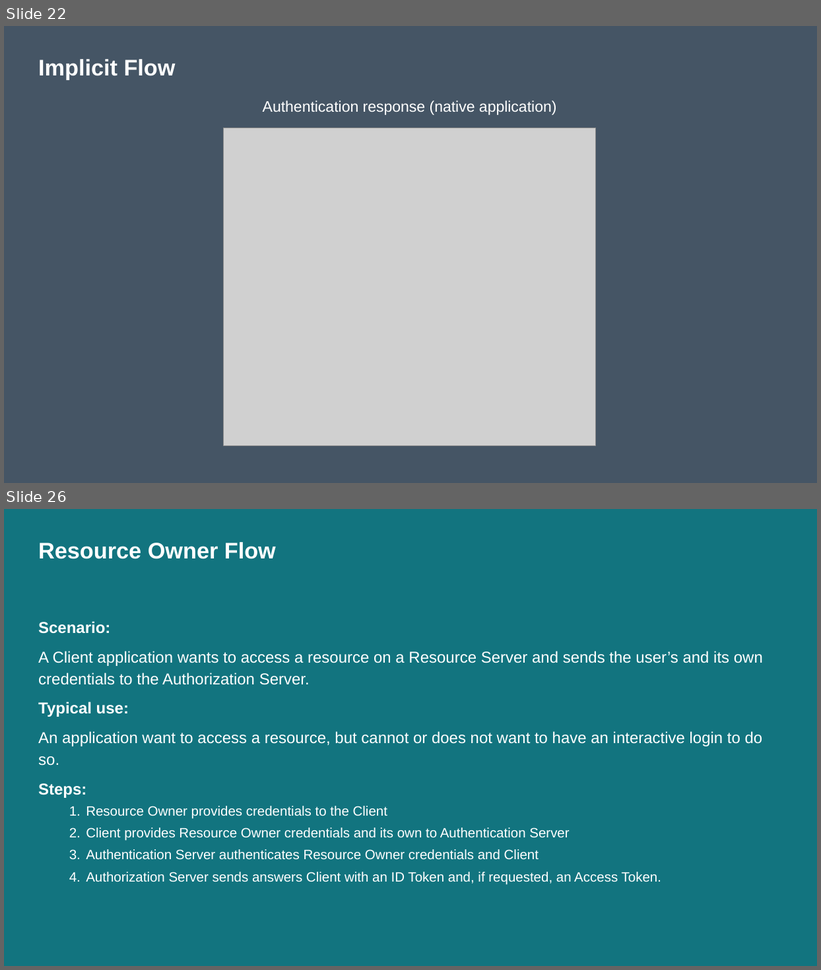
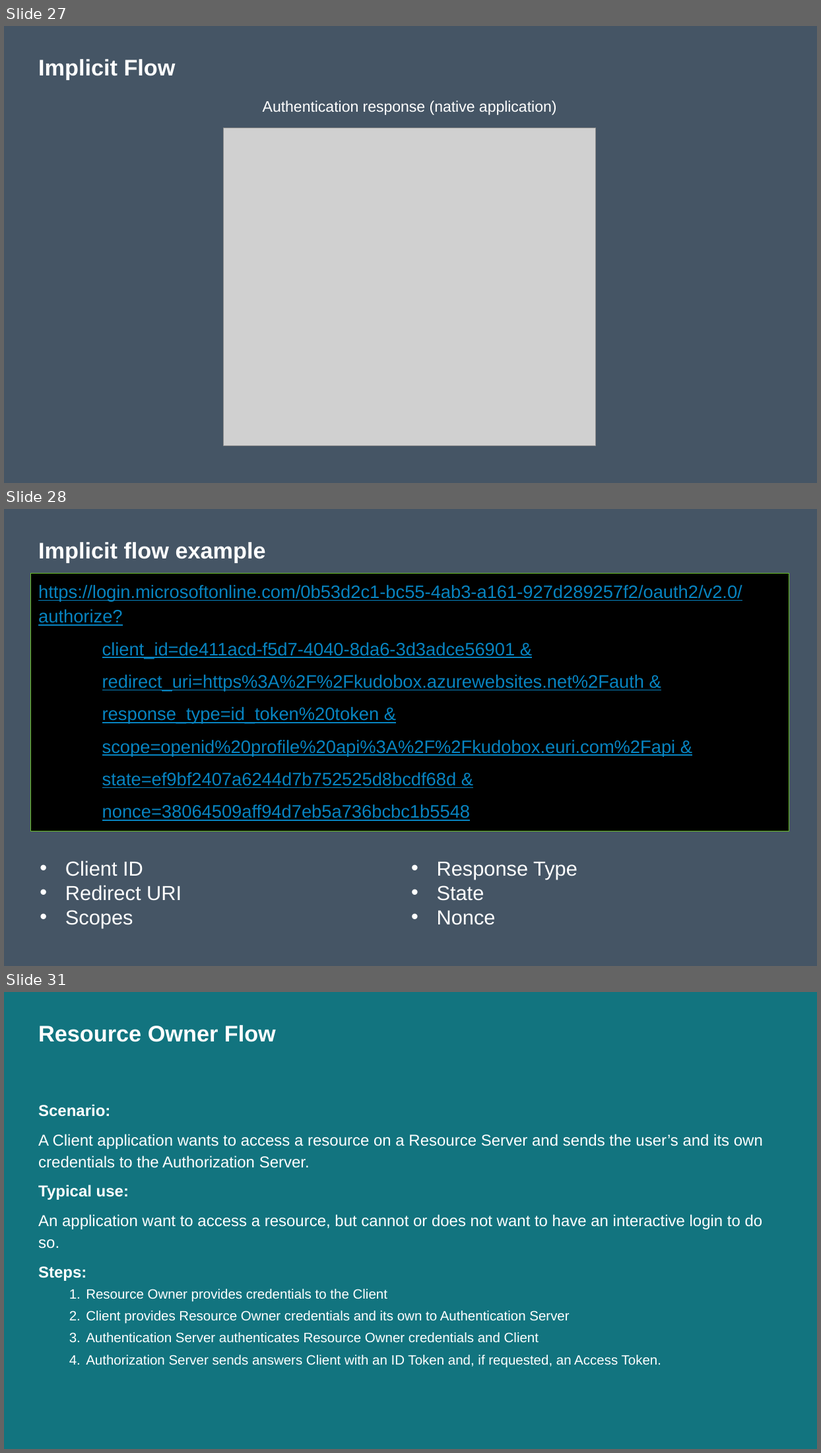
Before and after one commit to nickverschueren/devcruise-2019, a slide deck: Slides/OAuthAndOpenIdConnect.pptx. Shown one above the other, each under a label of ours: slides 22 and 26 before the commit, slides 27, 28 and 31 after it; the slides between them are not shown. The pictures are 821x970 and 821x1453 pixels, drawn with LibreOffice and Linux fonts; fonts in the diff are those of the drawing; grey boxes stand for pictures. Boxes give left, top, right and bottom in pixels: in the first picture for what was removed or moved away, otherwise in the second. Text is boxed around its words. In the diff, an @@ line names an element or a change of style, - is before the commit and + after.

```diff
--- a/Slides/OAuthAndOpenIdConnect.pptx
+++ b/Slides/OAuthAndOpenIdConnect.pptx
@@ slide 28 added at [4, 509, 817, 966], background #455565 @@
@@ title added at [38, 542, 266, 562], 20 pt, text #FFFFFF, bold @@
+Implicit flow example
@@ text added at [31, 573, 789, 832], fill #000000, outline #69BE28 0.75 pt, 16 pt, text #0784C1, underline @@
+https://login.microsoftonline.com/0b53d2c1-bc55-4ab3-a161-927d289257f2/oauth2/v2.0/authorize?
+client_id=de411acd-f5d7-4040-8da6-3d3adce56901 &
+redirect_uri=https%3A%2F%2Fkudobox.azurewebsites.net%2Fauth &
+response_type=id_token%20token &
+scope=openid%20profile%20api%3A%2F%2Fkudobox.euri.com%2Fapi &
+state=ef9bf2407a6244d7b752525d8bcdf68d &
+nonce=38064509aff94d7eb5a736bcbc1b5548
@@ text added at [65, 861, 578, 928], 18 pt, text #FFFFFF @@
+• Client ID
+• Redirect URI
+• Scopes
+• Response Type
+• State
+• Nonce
@@ what was slide 22 is now slide 27 @@
@@ what was slide 26 is now slide 31 @@
```
Also in this commit, not shown: 10 slides changed, 11 other slides added, 1 other file.
